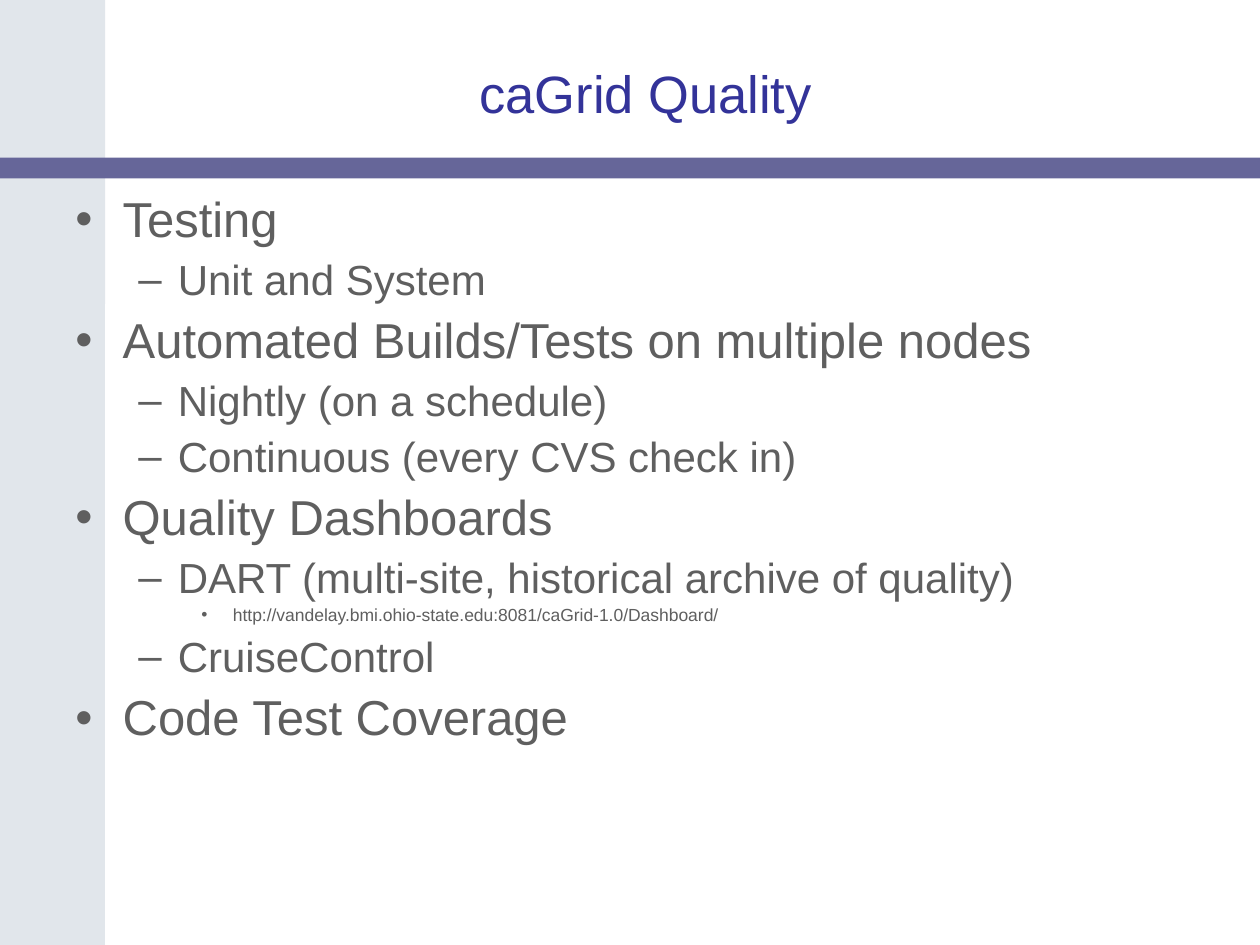
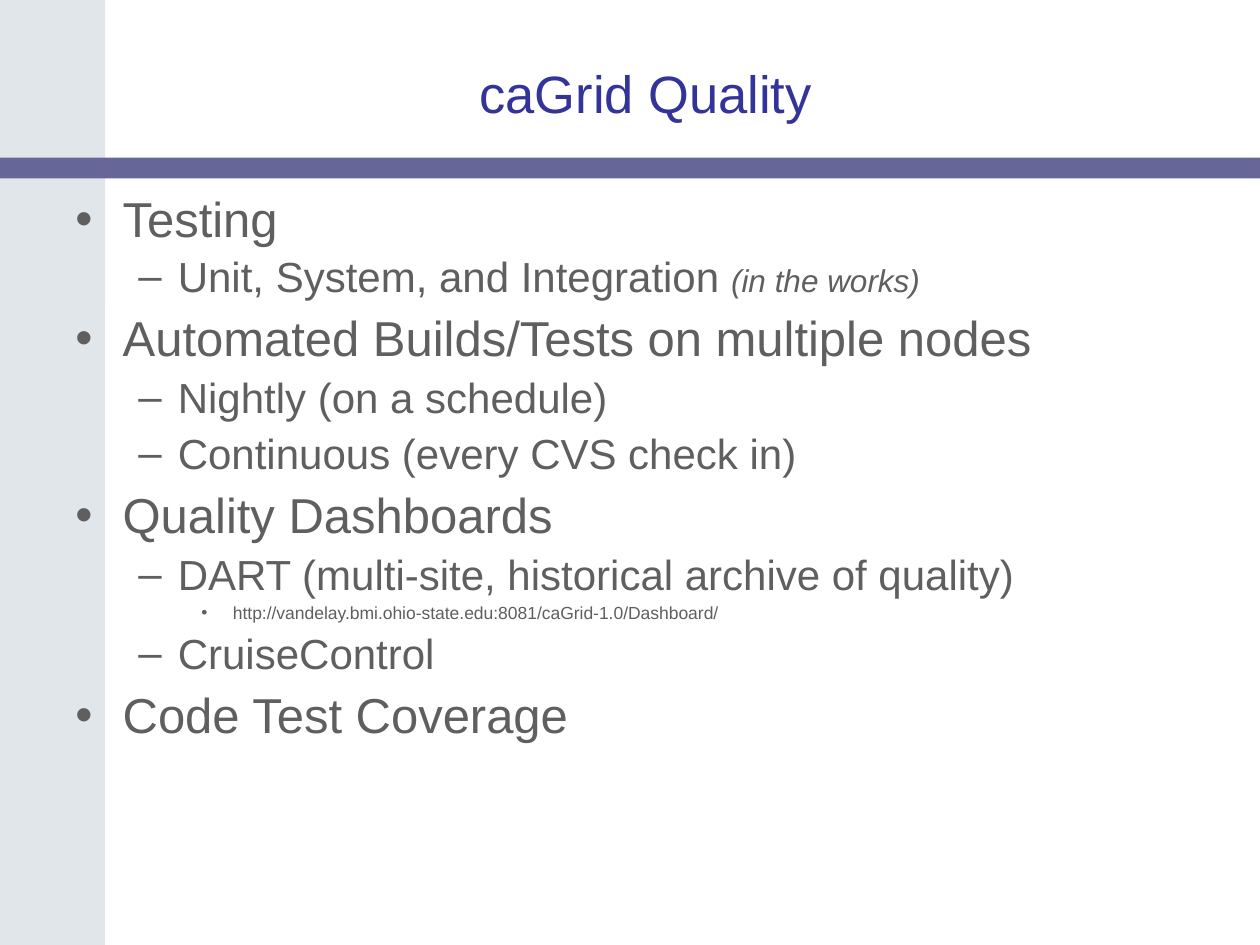
Before and after one commit to NCIP/cagrid-docs, a slide deck: slide 26 of presentations/200607_VCDE_ARCH/caGrid-1.0_Beta_Release.ppt (slide 16 before the commit). Drawn at 1260x945 pixels with LibreOffice and Linux fonts; fonts in the diff are those of the drawing; background and template pictures are left out. Boxes give left, top, right and bottom in pixels: in the first picture for what was removed or moved away, otherwise in the second. Text is boxed around its words. In the diff, an @@ line names an element or a change of style, - is before the commit and + after.

```diff
--- a/presentations/200607_VCDE_ARCH/caGrid-1.0_Beta_Release.ppt
+++ b/presentations/200607_VCDE_ARCH/caGrid-1.0_Beta_Release.ppt
@@ text at [178,261,920,301]: text changed @@
-  – Unit and System
+  – Unit, System, and Integration (in the works)
```
Also in this commit, not shown: 4 other slides changed, 12 slides added, 1 slide removed.
